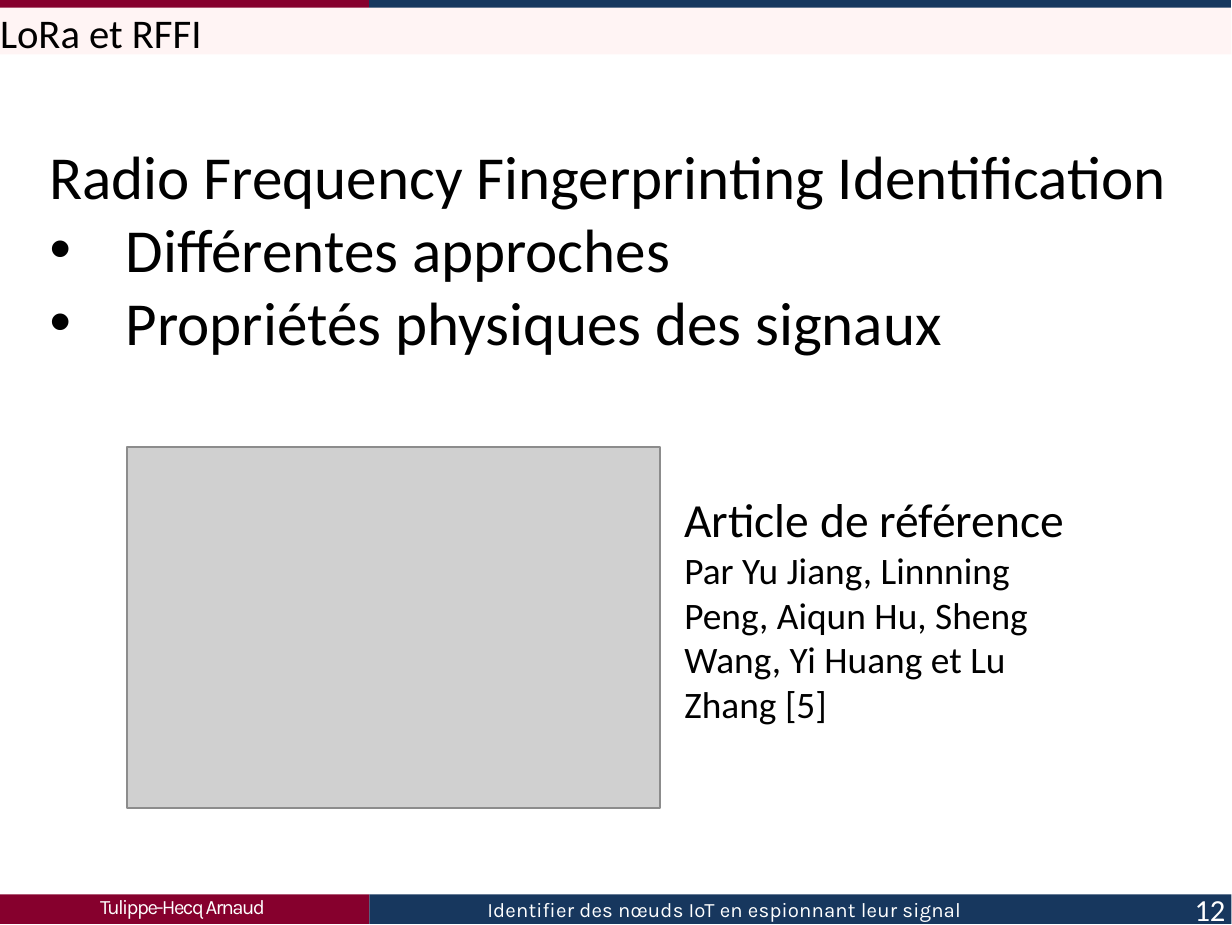
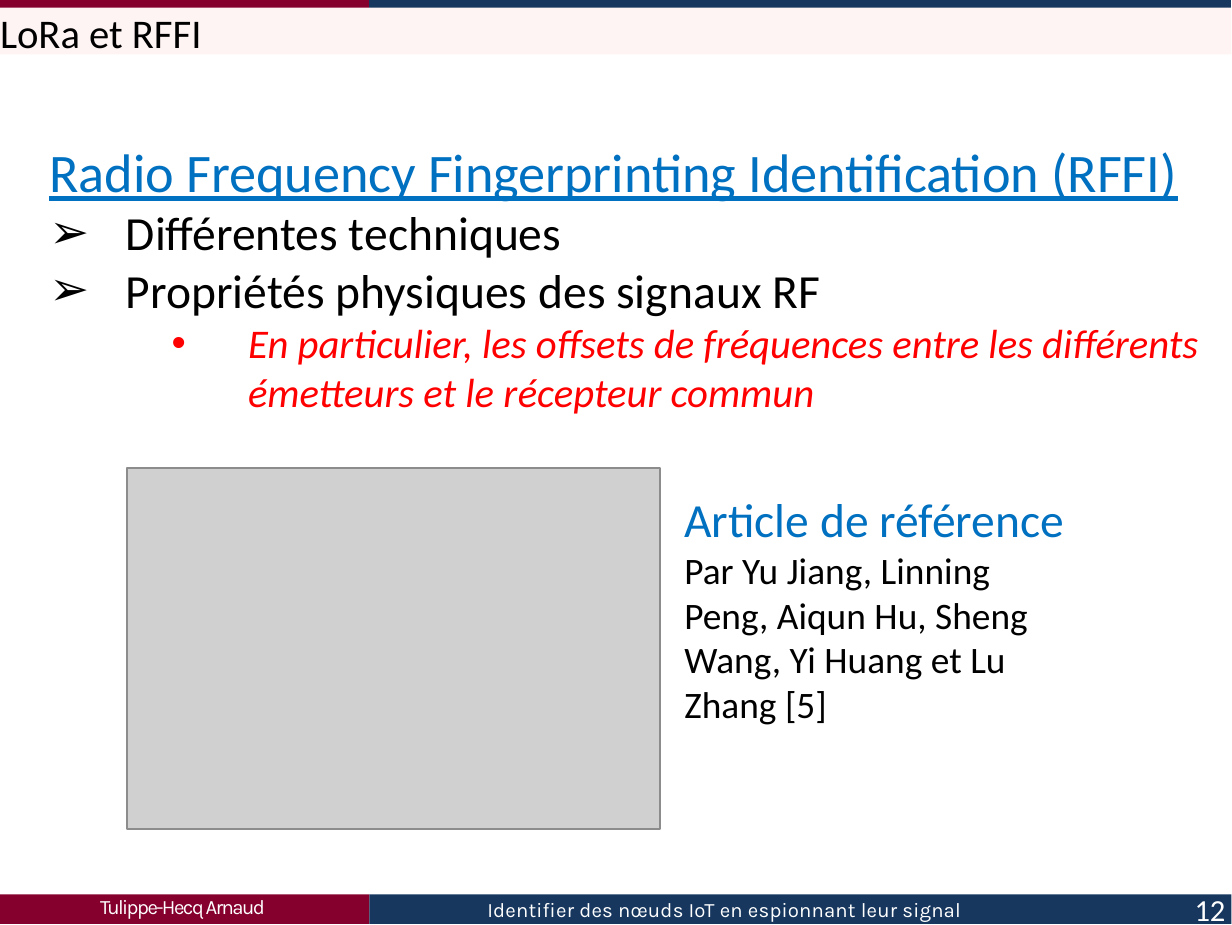
Before and after one commit to Arnaud458/TFE2023, a slide deck: slide 12 of présentation.pptx. Drawn at 1232x925 pixels with LibreOffice and Linux fonts; fonts in the diff are those of the drawing; grey boxes stand for pictures. Boxes give left, top, right and bottom in pixels: in the first picture for what was removed or moved away, otherwise in the second. Text is boxed around its words. In the diff, an @@ line names an element or a change of style, - is before the commit and + after.

Commit message:
présentation

```diff
--- a/présentation.pptx
+++ b/présentation.pptx
@@ text at (49,152,1198,414): text changed; size 18 to 12 pt; text colour #000000 to #FF0000 @@
-Radio Frequency Fingerprinting Identification
-• Différentes approches
-• Propriétés physiques des signaux
+Radio Frequency Fingerprinting Identification (RFFI)
+➢ Différentes techniques
+➢ Propriétés physiques des signaux RF
+  • En particulier, les offsets de fréquences entre les différents émetteurs et le récepteur commun
@@ picture: place and size @@
-picture at (127,447,660,809)
+picture at (127,469,660,831)
@@ text at (684,504,1065,538): text colour #000000 to #0070C0 in "Article de référence" @@
@@ text at (684,558,1028,725): text changed @@
-Par Yu Jiang, Linnning Peng, Aiqun Hu, Sheng Wang, Yi Huang et Lu Zhang [5]
+Par Yu Jiang, Linning Peng, Aiqun Hu, Sheng Wang, Yi Huang et Lu Zhang [5]
```
Also in this commit, not shown: 11 other slides changed, 2 other files.
